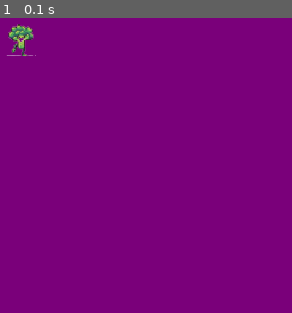
Above: before the commit, frame 1.
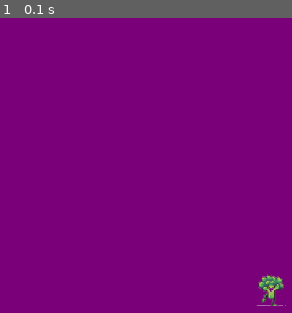
Above: after the commit, the same moment.

Repository: MatWich/Pygame_resize_window
Game: pygame game, started from main.py
Same seed, same stepped clock (60 frames per second), same inputs: the game is played once before the commit and once after it.
Inputs:
- Up to frame 1 (0.1 s): no input

The runs differ from the first frame. In frame 1, 1.1% of the frame differs, in the area x 2-98%, y 2-98%.

Commit message:
Resize any sprite by using ImageResizer and ImageLoader

Diff:
--- a/classes/Window.py
+++ b/classes/Window.py
@@ -1,6 +1,7 @@
 import pygame
 
 from classes.imgClasses.ImageLoader import ImageLoader
+from classes.imgClasses.ImageResizer import ImageResizer
 from classes.sprites.MySprite import MySprite
 
 try:
@@ -12,11 +13,12 @@
 class Window:
     def __init__(self):
         pg.init()
-        self.screen = pg.display.set_mode((500, 500))
+        self.screen = pg.display.set_mode((500, 500), pg.RESIZABLE)
         pg.display.set_caption("Window")
         self.clock = pg.time.Clock()
         self.run = True
         self.imgl = ImageLoader.get_instance()
+        self.imgr = ImageResizer(self, self.imgl, 3)
         self.set_up()
 
     def set_up(self):
@@ -39,13 +41,17 @@
             if event.type == pg.KEYDOWN:
                 if event.key == pg.K_ESCAPE:
                     self.quit()
+            if event.type == pg.VIDEORESIZE:
+                self.screen = pg.display.set_mode((event.w, event.h), pg.RESIZABLE)
+                self.imgr.resize_imgs()
 
     def update(self):
         self.all_sprites.update()
+        # print(self.screen.get_size())
 
     def draw(self):
         self.screen.fill((122, 0, 122))
-        self.screen.blit(self.player.image, (0, 0))
+        self.screen.blit(self.player.image, (self.screen.get_width() // 2, self.screen.get_height() // 2))
         pg.display.update()
 
     def quit(self):
--- a/classes/imgClasses/ImageInfo.py
+++ b/classes/imgClasses/ImageInfo.py
@@ -7,17 +7,24 @@
 class ImageInfo:
     name: str
     path: str
+    size_w: int
     image = None
 
-    def __init__(self, name: str="", path: str=""):
+    def __init__(self, name: str="", path: str="", size: int = 32):
         self.name = name
         self.path = path
+        self.size_w = size
+        self.size_h = size
         self.load_img()
 
-    def adjust_image(self, size=64):
-        self.image = pg.transform.scale(self.image, (size, size))
+    def adjust_image(self) -> None:
+        self.image = pg.transform.scale(self.image, (self.size_w, self.size_h))
 
-    def load_img(self):
+    def load_img(self) -> None:
         """loads img from given path"""
         self.image = pg.image.load(self.path)
         self.adjust_image()
+
+    def set_size(self, size_w: int, size_h: int):
+        self.size_w = size_w
+        self.size_h = size_h
--- a/classes/imgClasses/ImageLoader.py
+++ b/classes/imgClasses/ImageLoader.py
@@ -5,6 +5,10 @@
 except ImportError:
     raise ImportError("os wasn't imported")
 
+try:
+    import pygame as pg
+except ImportError:
+    raise ImportError("pygame not found")
 
 class ImageLoader:
     _instance = None
@@ -27,7 +31,9 @@
         self.regex_idea = re.compile("\.idea$")
         self.regex_pycache = re.compile('__pycache__$')
         self.regex_projDir = re.compile("Resize_window$")
+
         self.imgFolderPath = os.getcwd()
+        self.tile_size = 64     # size of the sprite
         self.get_img_dir()
         self.images = {}
 
@@ -35,7 +41,7 @@
         if imageName not in list(self.images.keys()):
             img_name = os.path.splitext(imageName)[0]
             path_to_img = os.path.join(self.imgFolderPath, imageName)
-            self.images[img_name] = ImageInfo(img_name, path_to_img)
+            self.images[img_name] = ImageInfo(img_name, path_to_img, self.tile_size)
 
     def get_img_dir(self):
         """ Method that fire only one to find a correct dir """
--- /dev/null
+++ b/classes/imgClasses/ImageResizer.py
@@ -0,0 +1,32 @@
+from classes.imgClasses.ImageLoader import ImageLoader
+
+try:
+    import pygame as pg
+except ImportError:
+    raise ImportError("pygame not found")
+
+
+class ImageResizer:
+    def __init__(self, window, imgLoader: ImageLoader, size_div: float = 7.8):
+        self.window = window
+        self.img_loader = imgLoader
+        self.img_size_w: int = 0
+        self.img_size_h: int = 0
+        self.size_div = size_div
+
+    def resize_imgs(self) -> None:
+        """ Resizes all images loaded by ImageLoader"""
+        self.calculate_img_size()
+        for imageInfo in self.img_loader.images.values():
+            imageInfo.set_size(self.img_size_w, self.img_size_h)
+            imageInfo.load_img()
+
+    def calculate_img_size(self):
+        width, height = self.get_screen_size()
+        self.img_size_w = int(width / self.size_div)
+        self.img_size_h = int(height / self.size_div)
+
+        print(self.img_size_w)
+
+    def get_screen_size(self):
+        return self.window.screen.get_size()
--- a/classes/sprites/MySprite.py
+++ b/classes/sprites/MySprite.py
@@ -12,7 +12,7 @@
     def __init__(self, window, x: int, y: int):
         self.groups = window.all_sprites
         self.imgl = ImageLoader.get_instance()
-        pygame.sprite.Sprite.__init__(self, self.groups)
+        pg.sprite.Sprite.__init__(self, self.groups)
         self.window = window
         self.image = self.imgl.images["img1"].image
         # self.image.fill((255, 0, 0))
@@ -20,4 +20,4 @@
         self.y = y
 
     def update(self):
-        pass
+        self.image = self.imgl.images["img1"].image
